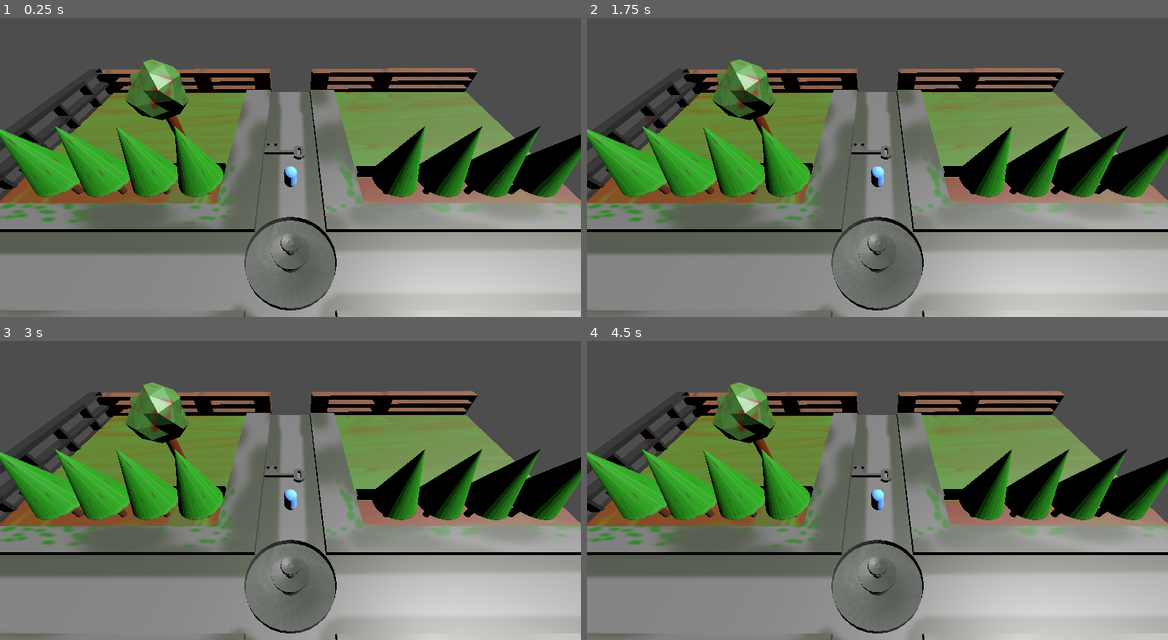
Above: before the commit, frames 1-4 (two rows, left to right).
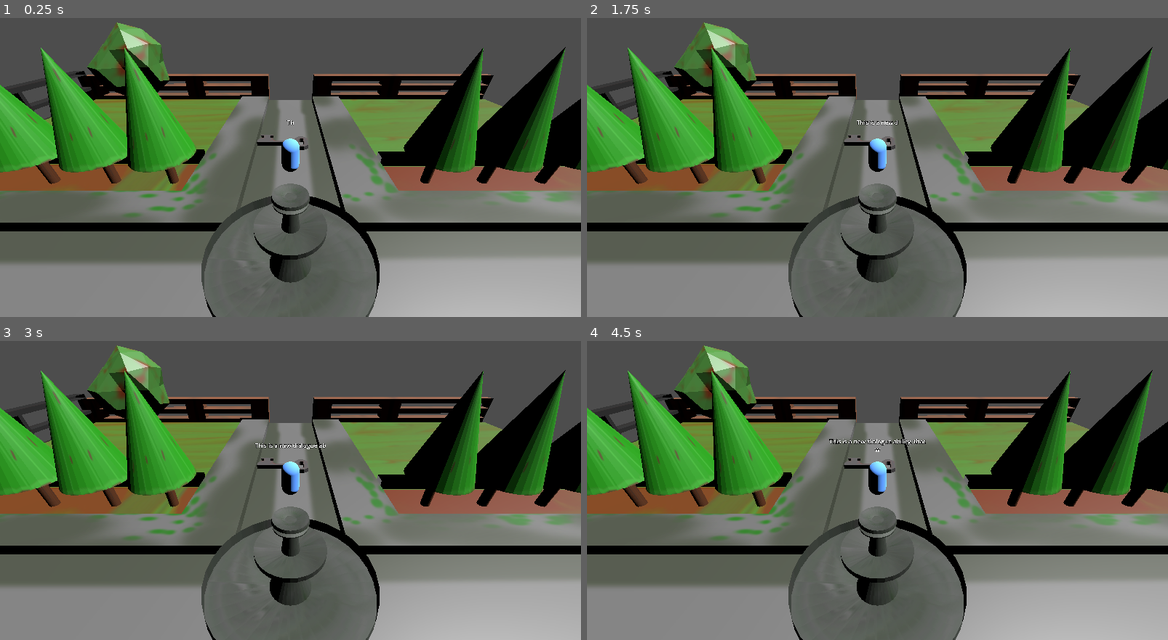
Above: after the commit, the same moments.

Repository: sjgillGit/GWJ-66
Game: Godot game, scene res://Scenes/Worlds/Yard.tscn
Two runs of this game, one before a commit and one after it. Both use one fixed random seed, a clock stepped at 60 frames per second and the inputs below. This scene is started directly instead of the project's main scene.
Inputs (mouse positions are in pixels of both pictures, inside the frame that each line leads up to):
- Up to frame 1 (0.25 s): no input
- Up to frame 2 (1.75 s): tap Enter at 0.5 s; move the mouse to (1005, 137) at 0.52 s; tap Space at 1.25 s; move the mouse to (761, 170) at 1.27 s
- Up to frame 3 (3 s): tap Enter at 2 s; move the mouse to (348, 406) at 2.02 s; tap Space at 2.75 s; move the mouse to (261, 541) at 2.77 s
- Up to frame 4 (4.5 s): tap Enter at 3.5 s; move the mouse to (1051, 526) at 3.52 s; tap Space at 4.25 s; move the mouse to (703, 427) at 4.27 s

The runs differ from the first frame. In frame 1, 52% of the frame differs, in the area x 0-100%, y 1-100%; in frame 2, 52%; in frame 3, 52%; in frame 4, 52%.

Commit message:
add dialogue ability

Diff:
--- a/Scenes/Player/Player.tscn
+++ b/Scenes/Player/Player.tscn
@@ -1,7 +1,8 @@
-[gd_scene load_steps=6 format=3 uid="uid://blnork1vhf7o4"]
+[gd_scene load_steps=7 format=3 uid="uid://blnork1vhf7o4"]
 
 [ext_resource type="Script" path="res://Scripts/Player/Player.gd" id="1_qtn2k"]
 [ext_resource type="Script" path="res://Scripts/Player/MovementController.gd" id="1_rmcqe"]
+[ext_resource type="PackedScene" uid="uid://cyhbr725ok5lg" path="res://Scenes/Player/Speech/Speech.tscn" id="3_5n03r"]
 
 [sub_resource type="CapsuleMesh" id="CapsuleMesh_a2fc1"]
 
@@ -26,3 +27,5 @@
 
 [node name="MovementController" type="Node3D" parent="."]
 script = ExtResource("1_rmcqe")
+
+[node name="Speech" parent="." instance=ExtResource("3_5n03r")]
--- /dev/null
+++ b/Scenes/Player/Speech/Speech.tscn
@@ -0,0 +1,14 @@
+[gd_scene load_steps=2 format=3 uid="uid://cyhbr725ok5lg"]
+
+[ext_resource type="Script" path="res://Scripts/Player/Speech/Speech.gd" id="1_ncai3"]
+
+[node name="Speech" type="Node3D"]
+script = ExtResource("1_ncai3")
+
+[node name="Text" type="Label3D" parent="."]
+transform = Transform3D(1, 0, 0, 0, 1, 0, 0, 0, 1, 0, 2, 0)
+billboard = 1
+text = "Hellow world"
+font_size = 60
+autowrap_mode = 3
+width = 1000.0
--- a/Scenes/Worlds/Yard.tscn
+++ b/Scenes/Worlds/Yard.tscn
@@ -44,7 +44,7 @@
 [node name="OutsideYard" parent="Navigation" instance=ExtResource("2_kkojl")]
 
 [node name="CameraController" type="Camera3D" parent="." node_paths=PackedStringArray("player")]
-transform = Transform3D(-2.97765e-08, 0.732091, -0.681207, 3.20007e-08, 0.681207, 0.732091, 1, 0, -4.37114e-08, -4, 15.3722, 0)
+transform = Transform3D(-3.70443e-08, 0.530836, -0.847474, 2.32036e-08, 0.847474, 0.530836, 1, 7.10543e-15, -4.37114e-08, -4, 8.3722, 0)
 script = ExtResource("5_5j1ap")
 player = NodePath("../Player")
 
--- a/Scripts/Player/Player.gd
+++ b/Scripts/Player/Player.gd
@@ -8,3 +8,7 @@
 class_name Player
 
 @onready var movement: MovementController = get_node("MovementController")
+
+
+func _ready():
+	$Speech.write_speech("This is a new dialogue ability, that will allow for entities to speak out")
--- /dev/null
+++ b/Scripts/Player/Speech/Speech.gd
@@ -0,0 +1,8 @@
+extends Node3D
+
+
+func write_speech(text:String):
+	$Text.text = ""
+	for char in text:
+		await get_tree().create_timer(0.1).timeout
+		$Text.text += char
